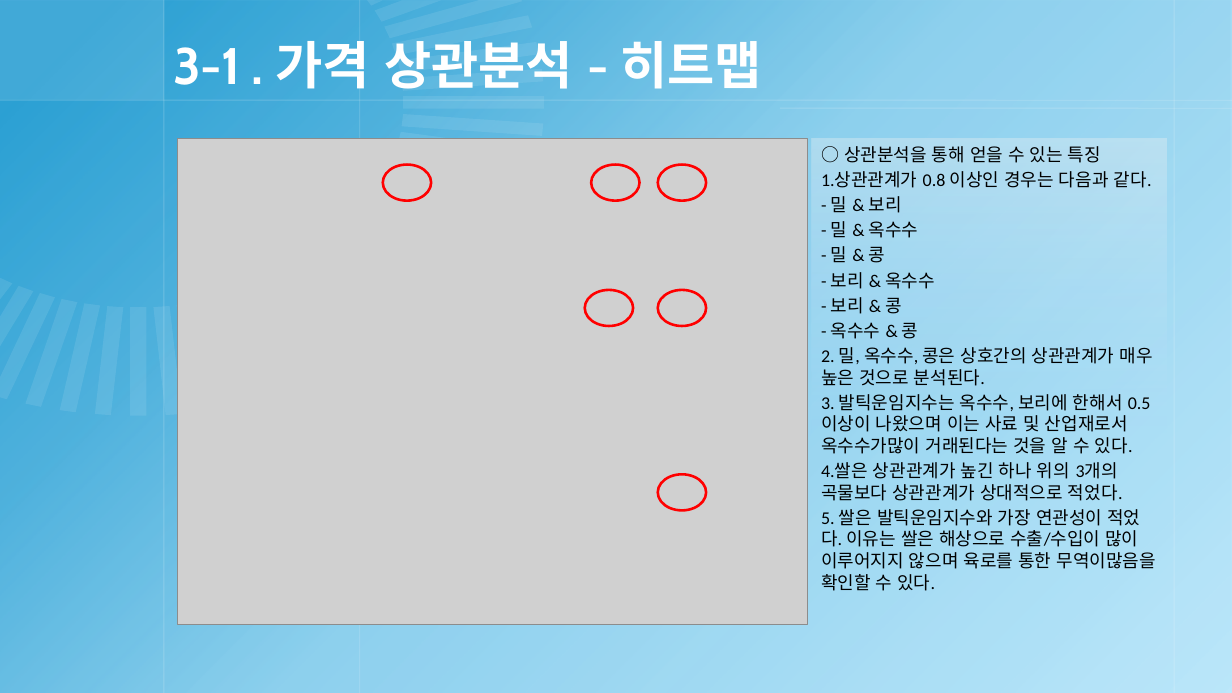
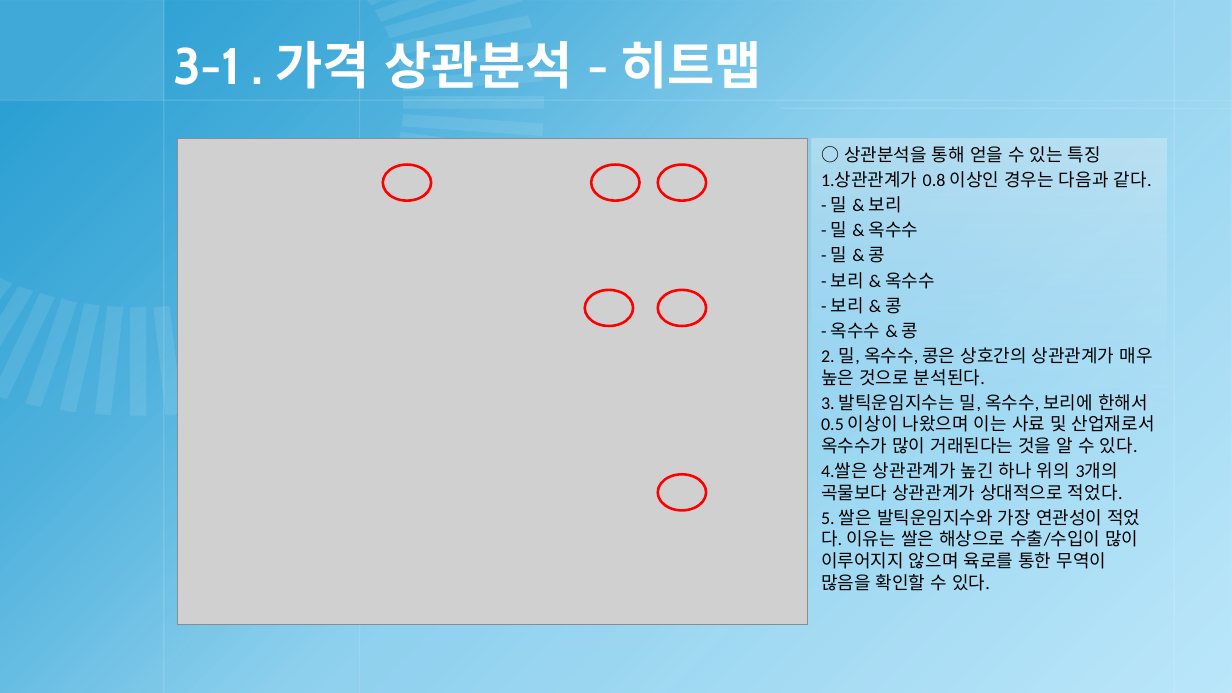
Before and after one commit to micenicen/single_project, a slide deck: slide 18 of Desktop/single_project/프로젝트. 곡물가격 데이터.pptx. Drawn at 1232x693 pixels with LibreOffice and Linux fonts; fonts in the diff are those of the drawing; grey boxes stand for pictures; background and template pictures are left out. Boxes give left, top, right and bottom in pixels: in the first picture for what was removed or moved away, otherwise in the second. Text is boxed around its words. In the diff, an @@ line names an element or a change of style, - is before the commit and + after.

Commit message:
일부수정

```diff
--- a/Desktop/single_project/프로젝트. 곡물가격 데이터.pptx
+++ b/Desktop/single_project/프로젝트. 곡물가격 데이터.pptx
@@ text at <box>821,394,1155,454</box>: text changed @@
-3. 발틱운임지수는 옥수수, 보리에 한해서 0.5 이상이 나왔으며 이는 사료 및 산업재로서 옥수수가많이 거래된다는 것을 알 수 있다.
+3. 발틱운임지수는 밀, 옥수수, 보리에 한해서 0.5 이상이 나왔으며 이는 사료 및 산업재로서 옥수수가 많이 거래된다는 것을 알 수 있다.
@@ text at <box>821,509,1140,591</box>: spaces changed @@
-5. 쌀은 발틱운임지수와 가장 연관성이 적었다. 이유는 쌀은 해상으로 수출/수입이 많이 이루어지지 않으며 육로를 통한 무역이많음을 확인할 수 있다.
+5. 쌀은 발틱운임지수와 가장 연관성이 적었다. 이유는 쌀은 해상으로 수출/수입이 많이 이루어지지 않으며 육로를 통한 무역이 많음을 확인할 수 있다.
```
